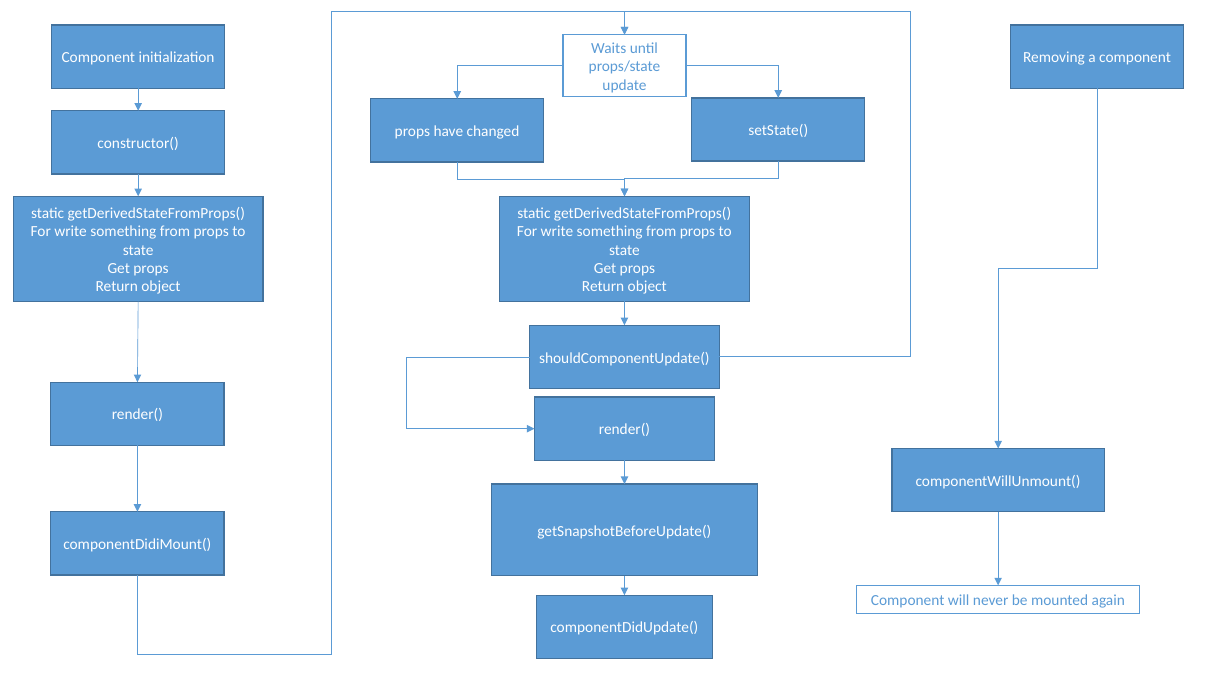
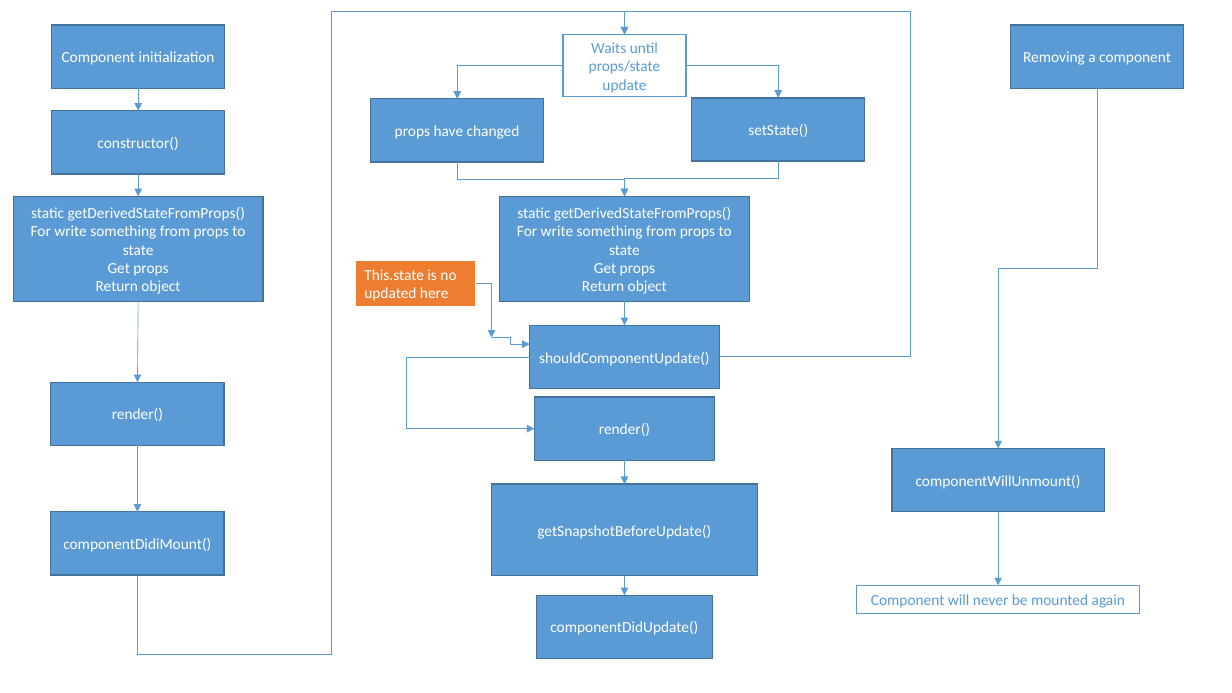
Before and after one commit to TigranVardanyan/React-component-lifecycle, a slide deck: slide 1 of React component lifecycle.pptx (slide 2 before the commit). Drawn at 1232x693 pixels with LibreOffice and Linux fonts; fonts in the diff are those of the drawing. Boxes give left, top, right and bottom in pixels: in the first picture for what was removed or moved away, otherwise in the second. Text is boxed around its words. In the diff, an @@ line names an element or a change of style, - is before the commit and + after.

Commit message:
presentation changes

```diff
--- a/React component lifecycle.pptx
+++ b/React component lifecycle.pptx
@@ rectangle added at <box>355,261,476,307</box>, fill #ED7D31, outline #FFFFFF 1.5 pt, 12 pt, text #FFFFFF @@
+This.state is no updated here
@@ elbow arrow added from (477, 284) to (492, 338), #5B9BD5 0.5 pt @@
@@ elbow arrow added from (492, 338) to (530, 344), #5B9BD5 0.5 pt @@
```
Also in this commit, not shown: 1 slide removed.
